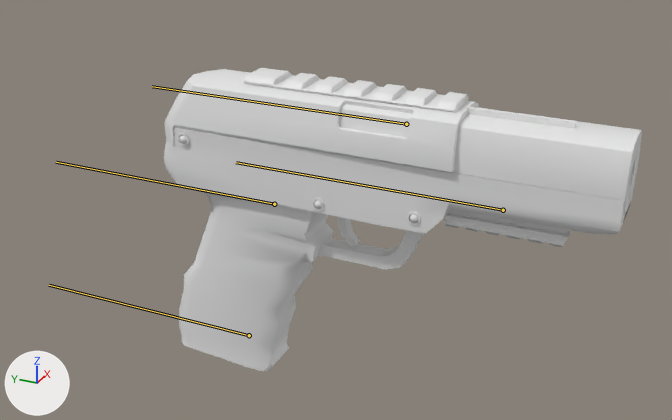
The FBX model Assets/6v6Shooter/Animations/[04] WeaponAnimations/Weapon - FN Five - Eight animations.fbx as it was, and as the next commit left it.
One viewpoint serves both versions: a 50 mm lens placed at (-0.452, -0.266, 0.328), pointed at (0.014, -0.056, 0.095). Lighting does not change. The marker at lower left points along +X, +Y and +Z. Both versions are drawn at frame 141 of the action 'AN_MAG_Reload'; the numbers are the values there. The bones that bend it are drawn over the model as lines.

Objects in the first picture: 'Base - FN Five - Eight'.
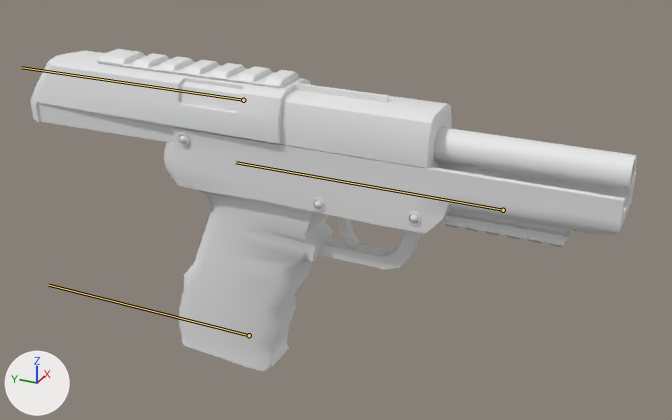
What changed in the scene script:
```text
Change bone_pistolslide__pistol:
    where bone_pistolslide__pistol = bpy.data.objects['FN Five - Eight_Armature'].pose.bones['PistolSlide- Pistol']  # child of 'RightHandSocket - Pistol'
    bone_pistolslide__pistol.location: (0.0, 0.0, 0.0) -> (0.0, 0.1007, 0.0)
```

Boxes (x1, y1, x2, y2) around the edits, measured in the pictures (672 x 420 px):
'Base - FN Five - Eight', posed (27% wider, 6% taller)
    before: (164, 68, 642, 371)
    after: (30, 49, 637, 371)
bone 'PistolSlide- Pistol', root to tip
    before: (406, 124) to (152, 86)
    after: (243, 100) to (21, 67)
